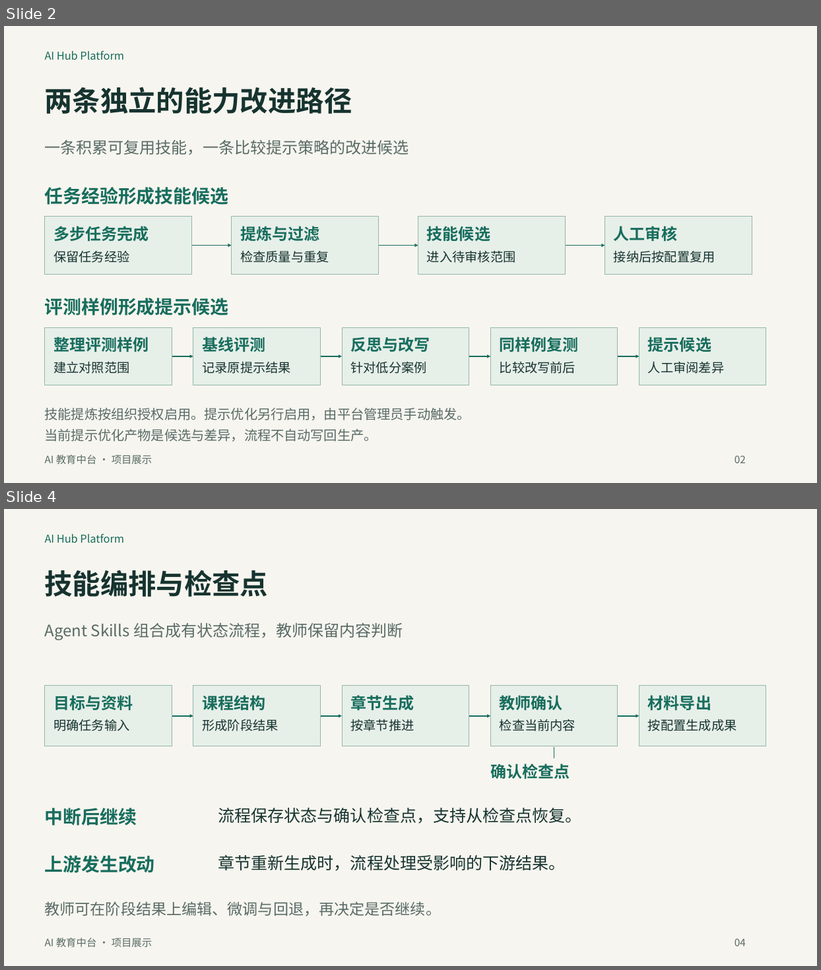
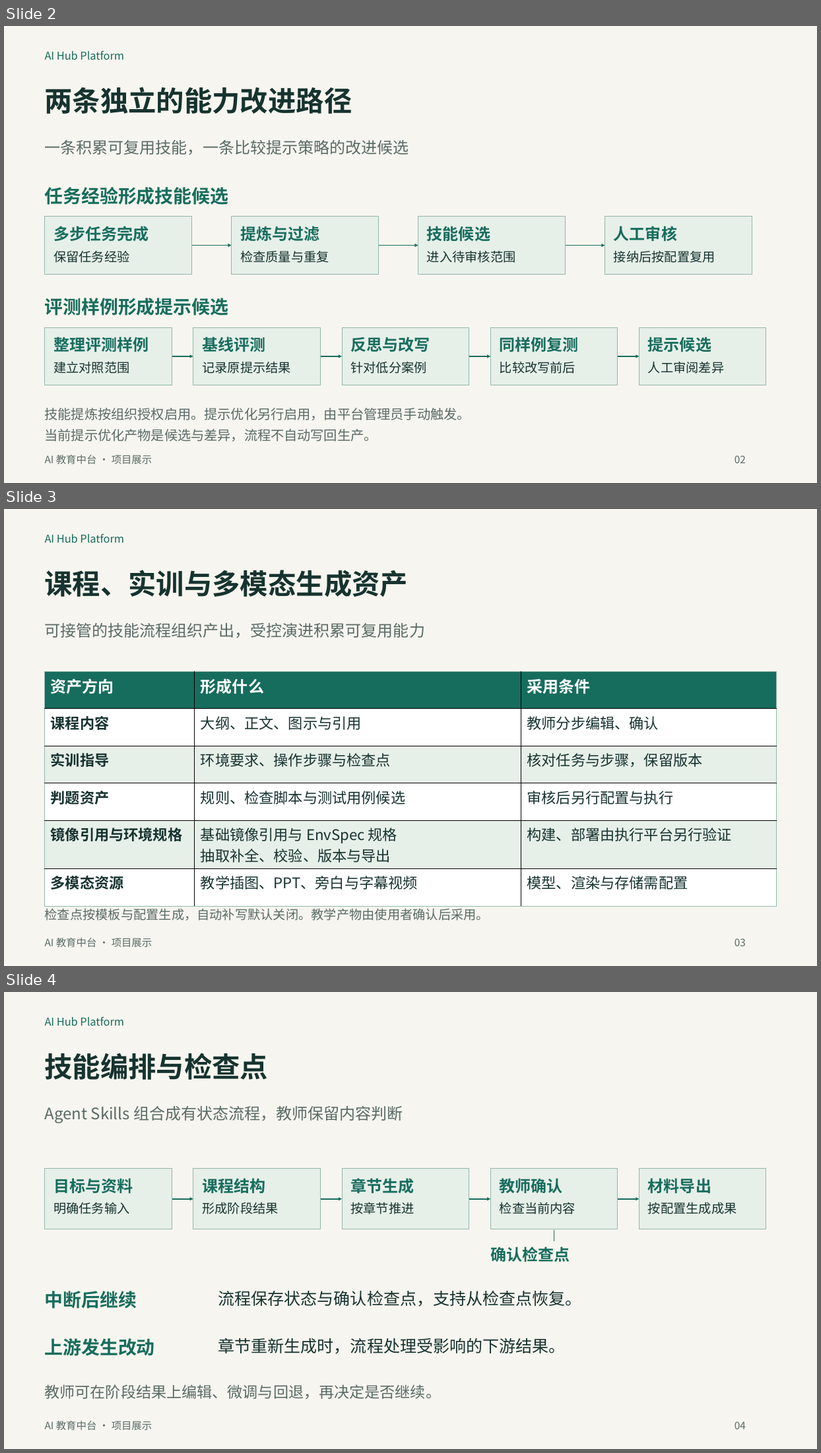
Before and after one commit to throwOctober/ai-hub-platform-showcase, a slide deck: project-overview.pptx. Shown one above the other, each under a label of ours: slides 2 and 4 before the commit, slides 2, 3 and 4 after it; the slides between them are not shown. The pictures are 821x970 and 821x1453 pixels, drawn with LibreOffice and Linux fonts; fonts in the diff are those of the drawing. Boxes give left, top, right and bottom in pixels: in the first picture for what was removed or moved away, otherwise in the second. Text is boxed around its words. In the diff, an @@ line names an element or a change of style, - is before the commit and + after.

```diff
--- a/project-overview.pptx
+++ b/project-overview.pptx
@@ slide 3 added at (4, 509, 817, 966), background #F7F5EF @@
@@ text added at (45, 533, 124, 543), 12.8 pt, text #176D5D @@
+AI Hub Platform
@@ text added at (45, 570, 408, 597), 33 pt, text #16332F, bold @@
+课程、实训与多模态生成资产
@@ text added at (45, 623, 425, 638), 18.8 pt, text #596B66 @@
+可接管的技能流程组织产出，受控演进积累可复用能力
@@ table added at (45, 672, 777, 896), 6 rows, 3 columns @@
+资产方向 | 形成什么 | 采用条件
+课程内容 | 大纲、正文、图示与引用 | 教师分步编辑、确认
+实训指导 | 环境要求、操作步骤与检查点 | 核对任务与步骤，保留版本
+判题资产 | 规则、检查脚本与测试用例候选 | 审核后另行配置与执行
+镜像引用与环境规格 | 基础镜像引用与 EnvSpec 规格 / 抽取补全、校验、版本与导出 | 构建、部署由执行平台另行验证
+多模态资源 | 教学插图、PPT、旁白与字幕视频 | 模型、渲染与存储需配置
@@ text added at (45, 906, 490, 921), 15 pt, text #596B66 @@
+检查点按模板与配置生成，自动补写默认关闭。教学产物由使用者确认后采用。
@@ text added at (45, 938, 152, 947), 12 pt, text #596B66 @@
+AI 教育中台 · 项目展示
@@ text added at (735, 939, 746, 947), 12 pt, text #596B66 @@
+03
```
Also in this commit, not shown: 2 slides changed, 1 slide removed, 3 other files.
